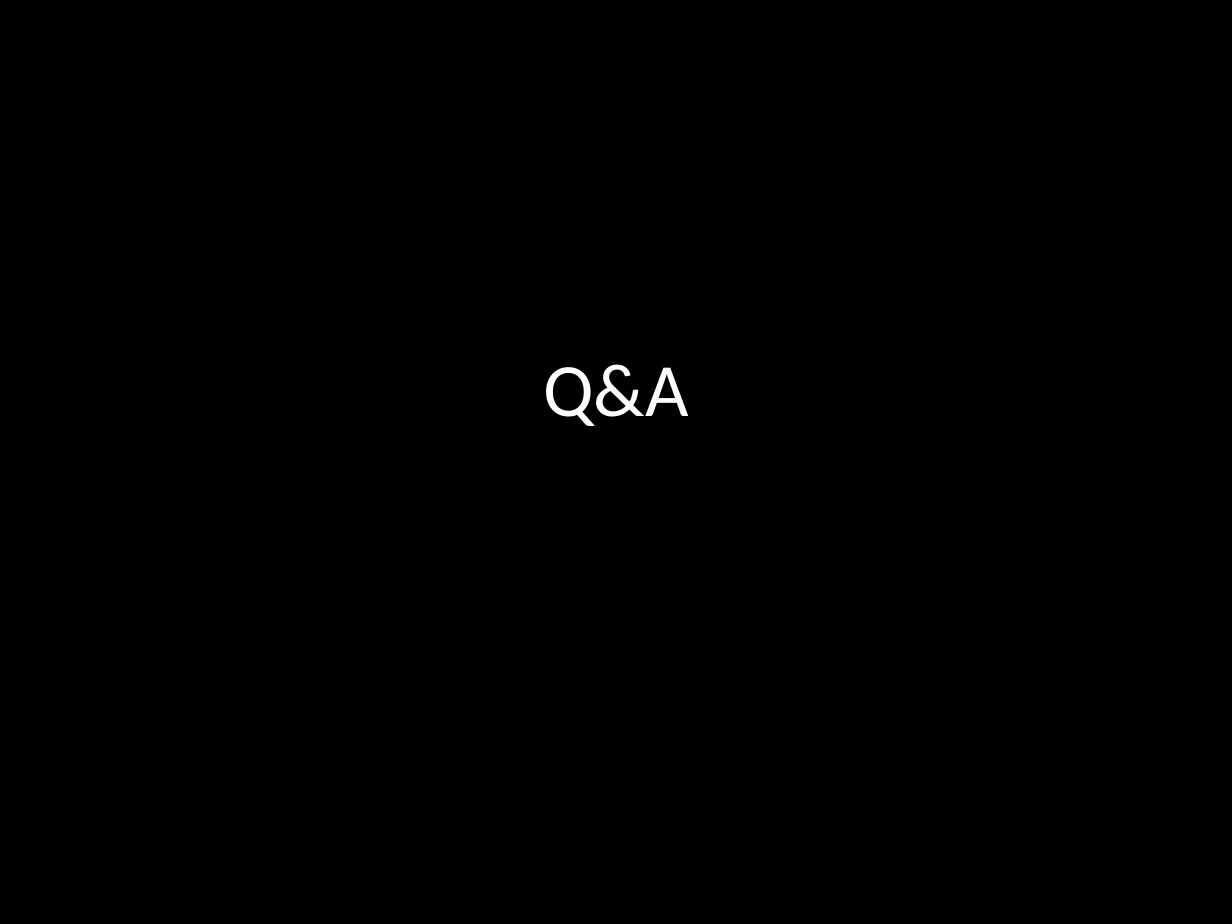
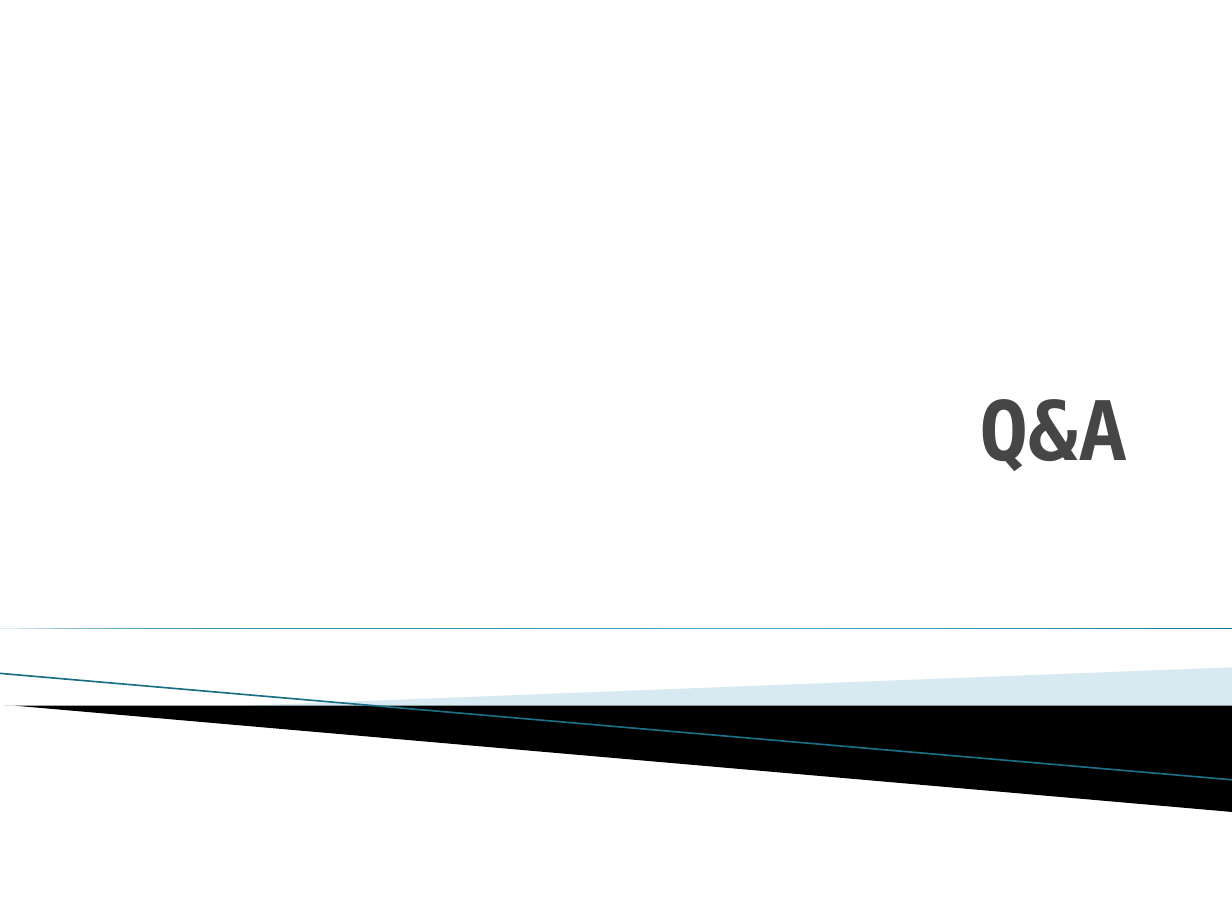
Before and after one commit to nomastmas/raichu, a slide deck: slide 6 of docs/final_presentation_class.pptx. Drawn at 1232x924 pixels with LibreOffice and Linux fonts; fonts in the diff are those of the drawing; background and template pictures are left out. Boxes give left, top, right and bottom in pixels: in the first picture for what was removed or moved away, otherwise in the second. Text is boxed around its words. In the diff, an @@ line names an element or a change of style, - is before the commit and + after.

Commit message:
formatted class version

```diff
--- a/docs/final_presentation_class.pptx
+++ b/docs/final_presentation_class.pptx
@@ background #000000 to #FFFFFF @@
@@ title "Q&A" moved from (x1=543, y1=364, x2=688, y2=426) to (x1=979, y1=399, x2=1127, y2=471) @@
@@ title "Q&A" at (x1=979, y1=399, x2=1127, y2=471): size 44 to 48 pt, font Calibri to DejaVu Sans Mono, text colour #FFFFFF to #464646, bold on; alignment centre to right; vertical alignment middle to bottom @@
@@ right triangle added at (x1=0, y1=628, x2=1232, y2=628), fill gradient #007896 to #4CBBDF @@
@@ line added from (0, 674) to (1232, 780), #97C5D8 0.95 pt @@
@@ freeform shape added at (x1=228, y1=668, x2=1232, y2=733), fill #A0CBDC at 40% opacity @@
@@ freeform shape added at (x1=5, y1=706, x2=1232, y2=812), fill #000000 @@
```
Also in this commit, not shown: 5 other slides changed.
